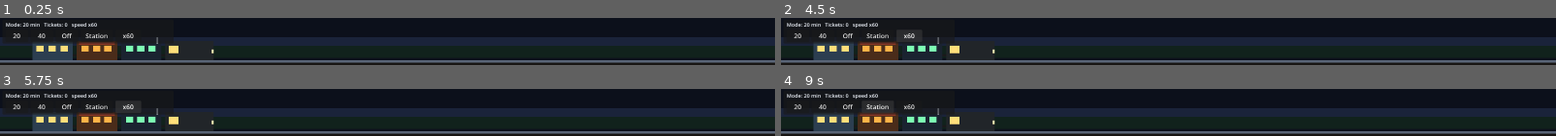
Above: before the commit, frames 1-4 (two rows, left to right).
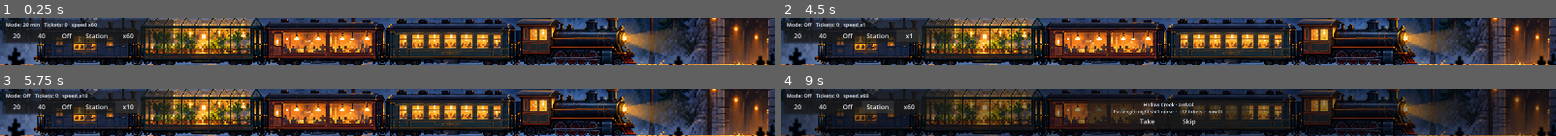
Above: after the commit, the same moments.

Repository: SergeyGlazunov/night-line
Game: Godot game, scene res://scenes/Main.tscn
Two runs of this game, one before a commit and one after it. Both use one fixed random seed, a clock stepped at 60 frames per second and the inputs below.
Inputs (mouse positions are in pixels of both pictures, inside the frame that each line leads up to):
- Up to frame 1 (0.25 s): no input
- Up to frame 2 (4.5 s): click "20" at 0.5 s; click "40" at 1.25 s; click "Off" at 2 s; click "Station" at 2.75 s; click (1191, 50) at 3.5 s, where only the run after the commit has a clickable "Skip"; click "x60" at 4.25 s
- Up to frame 3 (5.75 s): click "x60" (after the commit: "x1") at 5 s
- Up to frame 4 (9 s): click "x60" (after the commit: "x10") at 5.75 s; click "20" at 6.5 s; click "40" at 7.25 s; click "Off" at 8 s; click "Station" at 8.75 s

The runs differ from the first frame. In frame 1, 71% of the frame differs, in the area x 0-100%, y 0-100%; in frame 2, 72%; in frame 3, 72%; in frame 4, 55%.
Error before the commit: Invalid access to property or key 'pressed' on a base object of type 'null instance'. (res://scripts/Main.gd:84)

Commit message:
Fix StatusHUD node paths after PanelContainer rebuild
Co-authored-by: SergeyGlazunov <SergeyGlazunov@users.noreply.github.com>

Diff:
--- a/src/scripts/Main.gd
+++ b/src/scripts/Main.gd
@@ -43,12 +43,12 @@
 @onready var _station_body: Label = $StationUI/Root/Panel/Margin/VBox/Body
 @onready var _take_button: Button = $StationUI/Root/Panel/Margin/VBox/Buttons/TakeButton
 @onready var _skip_button: Button = $StationUI/Root/Panel/Margin/VBox/Buttons/SkipButton
-@onready var _status_label: Label = $StatusHUD/Bar/StatusLabel
-@onready var _mode20_button: Button = $StatusHUD/Bar/Buttons/Mode20Button
-@onready var _mode40_button: Button = $StatusHUD/Bar/Buttons/Mode40Button
-@onready var _mode_off_button: Button = $StatusHUD/Bar/Buttons/ModeOffButton
-@onready var _station_button: Button = $StatusHUD/Bar/Buttons/StationButton
-@onready var _speed_button: Button = $StatusHUD/Bar/Buttons/SpeedButton
+@onready var _status_label: Label = $StatusHUD/Bar/Margin/VBox/StatusLabel
+@onready var _mode20_button: Button = $StatusHUD/Bar/Margin/VBox/Buttons/Mode20Button
+@onready var _mode40_button: Button = $StatusHUD/Bar/Margin/VBox/Buttons/Mode40Button
+@onready var _mode_off_button: Button = $StatusHUD/Bar/Margin/VBox/Buttons/ModeOffButton
+@onready var _station_button: Button = $StatusHUD/Bar/Margin/VBox/Buttons/StationButton
+@onready var _speed_button: Button = $StatusHUD/Bar/Margin/VBox/Buttons/SpeedButton
 
 var _save = null
 var _hidden := false
